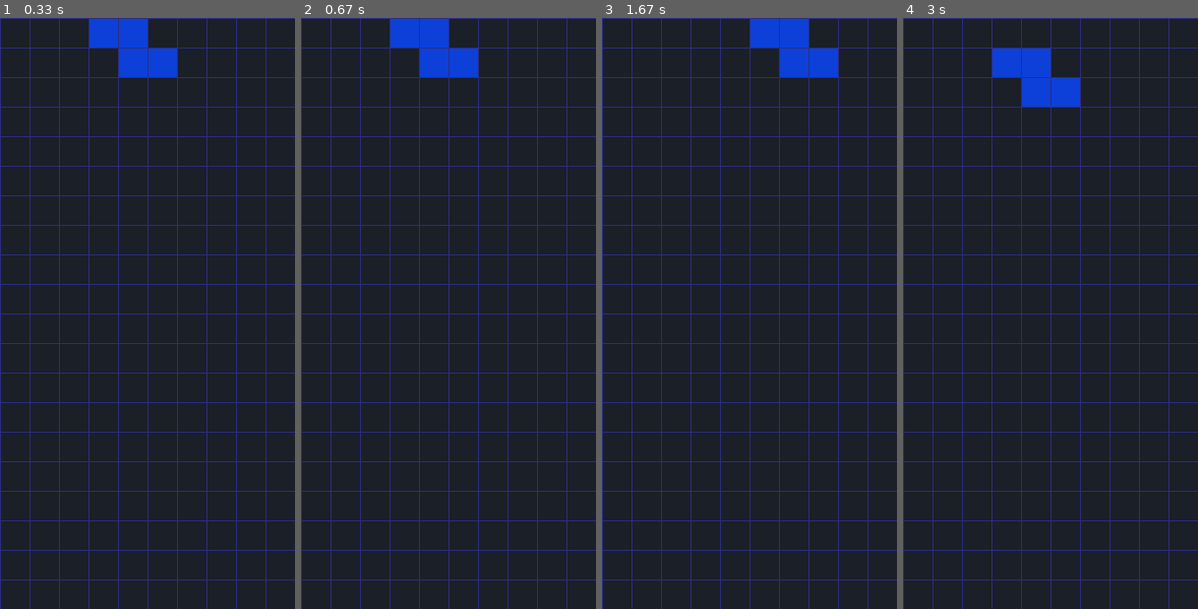
Above: before the commit, frames 1-4 (left to right).
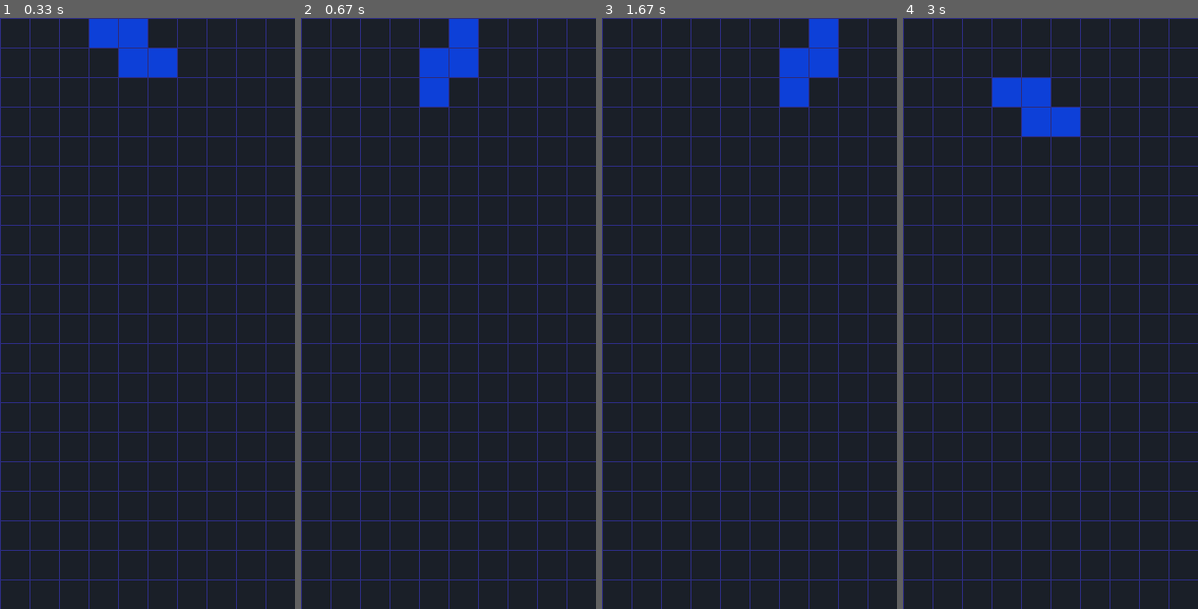
Above: after the commit, the same moments.

Repository: Mubin42/pygame
Game: pygame game, started from 5-Tetris/tetris.py
Two runs of this game, one before a commit and one after it. Both use one fixed random seed, a clock stepped at 60 frames per second and the inputs below.
Inputs:
- Up to frame 1 (0.33 s): no input
- Up to frame 2 (0.67 s): tap Space at 0.33 s
- Up to frame 3 (1.67 s): hold Right 0.67-1.13 s; tap Space at 0.73, 1.03, 1.23, 1.53 s; hold Right 1.17-1.63 s
- Up to frame 4 (3 s): hold Left 1.67-2.2 s; tap Space at 1.73, 2.03, 2.3, 2.63, 2.93 s; hold Down 2.23-2.53 s; hold Left 2.57-2.97 s

Frame 1 is identical in both runs. In frame 2, 1.9% of the frame differs, in the area x 30-60%, y 0-15%; in frame 3, 1.9%; in frame 4, 2.8%, in the area x 30-60%, y 5-20%.

Commit message:
rotation complete

Diff:
--- a/5-Tetris/block.py
+++ b/5-Tetris/block.py
@@ -35,3 +35,13 @@
             moved_tiles.append(position)
 
         return moved_tiles
+
+    def rotate(self):
+        self.rotation_state += 1
+        if self.rotation_state == len(self.cells):
+            self.rotation_state = 0
+
+    def undo_rotate(self):
+        self.rotation_state -= 1
+        if self.rotation_state == 0:
+            self.rotation_state = len(self.cells) - 1
--- a/5-Tetris/game.py
+++ b/5-Tetris/game.py
@@ -21,12 +21,32 @@
 
     def move_left(self):
         self.current_block.move(0, -1)
+        if not self.block_inside():
+            self.current_block.move(0, 1)
 
     def move_right(self):
         self.current_block.move(0, 1)
+        if not self.block_inside():
+            self.current_block.move(0, -1)
 
     def move_down(self):
         self.current_block.move(1, 0)
+        if not self.block_inside():
+            self.current_block.move(-1, 0)
+
+    def rotate(self):
+        self.current_block.rotate()
+        if not self.block_inside():
+            self.current_block.undo_rotate()
+
+    def block_inside(self):
+        tiles = self.current_block.get_cell_positions()
+
+        for tile in tiles:
+            if not self.grid.is_inside(tile.row, tile.column):
+                return False
+
+        return True
 
     def draw(self, screen):
         self.grid.draw(screen)
--- a/5-Tetris/grid.py
+++ b/5-Tetris/grid.py
@@ -28,3 +28,8 @@
                 cell_rect = pygame.Rect(x, y, size, size)
 
                 pygame.draw.rect(screen, self.colors[cell_value], cell_rect)
+
+    def is_inside(self, row, column):
+        if 0 <= row < self.num_rows and 0 <= column < self.num_cols:
+            return True
+        return False
--- a/5-Tetris/tetris.py
+++ b/5-Tetris/tetris.py
@@ -32,6 +32,8 @@
                 game.move_right()
             if event.key == pygame.K_DOWN:
                 game.move_down()
+            if event.key == pygame.K_SPACE:
+                game.rotate()
 
     # Draw colors
     screen.fill(dark_blue)
